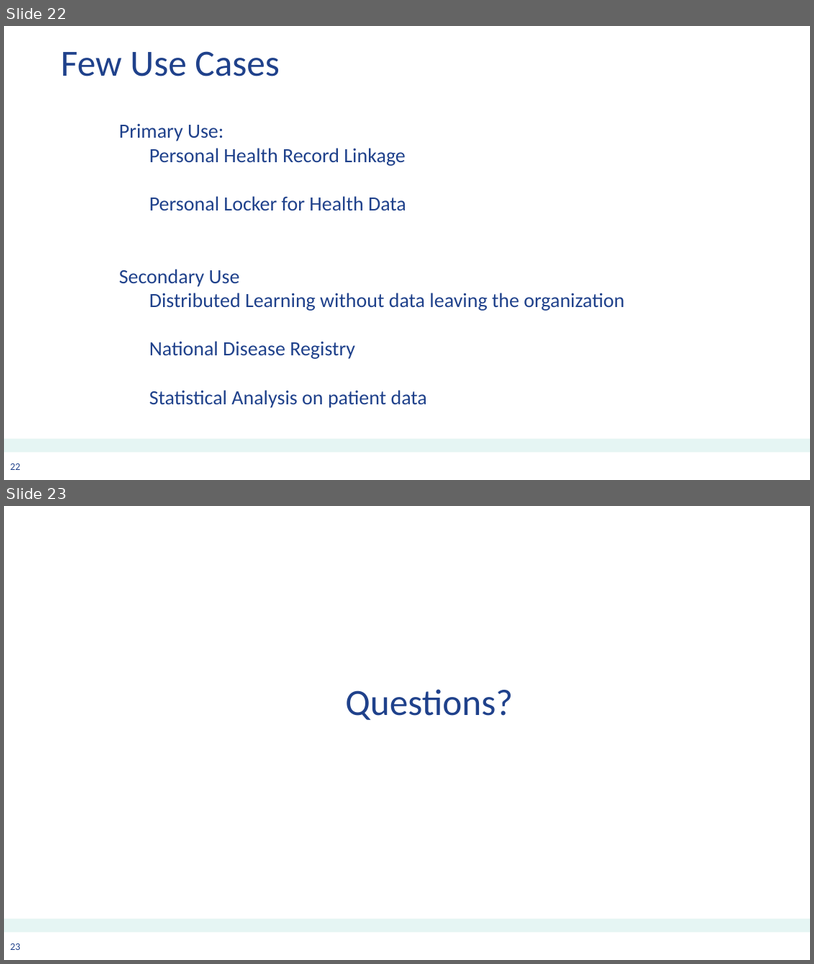
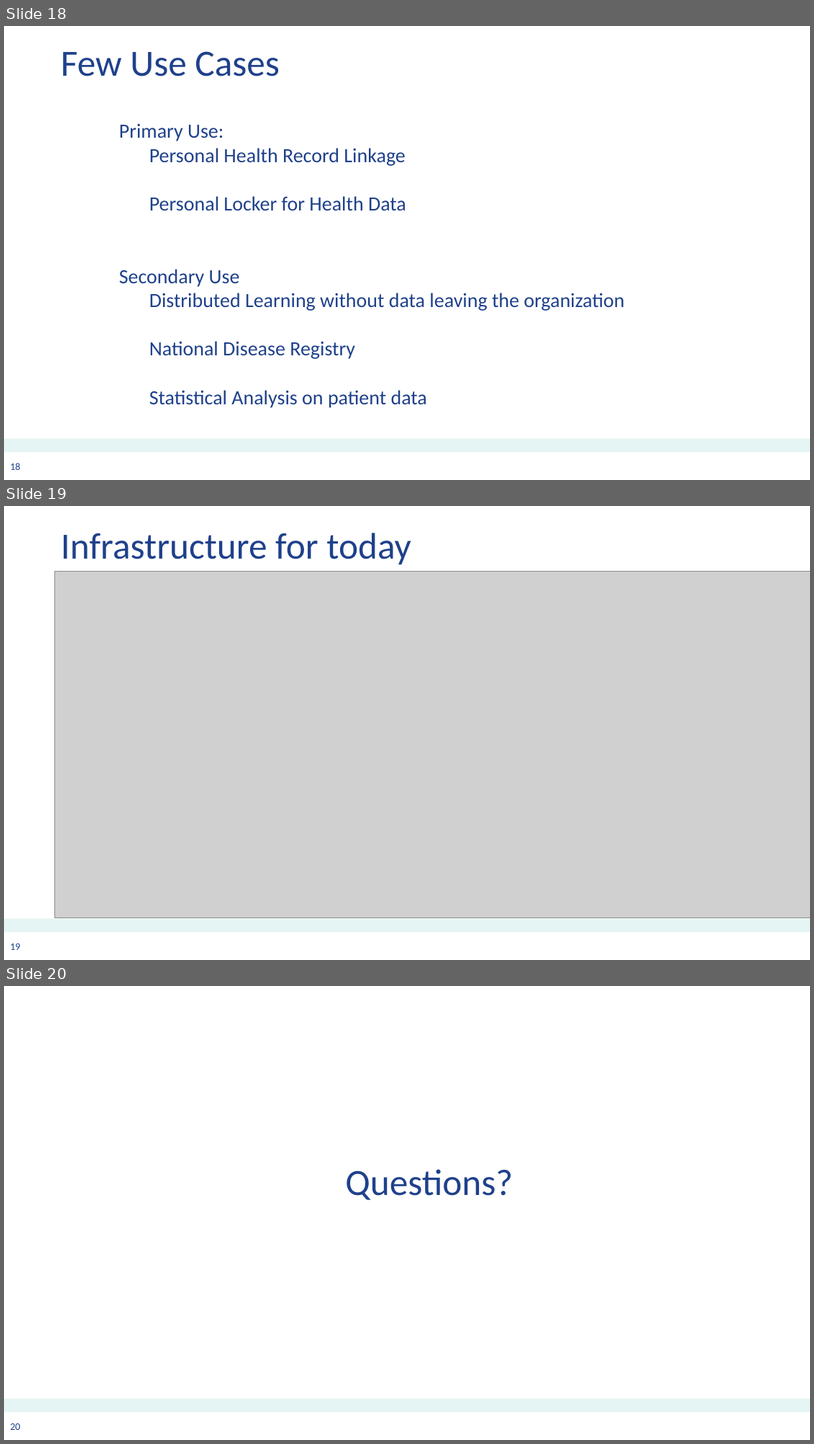
Before and after one commit to jvsoest/PHT_on_FHIR_demo, a slide deck: 20181108_PHT_Intro_AC.pptx. Shown one above the other, each under a label of ours: slides 22 and 23 before the commit, slides 18, 19 and 20 after it. The pictures are 814x964 and 814x1444 pixels, drawn with LibreOffice and Linux fonts; fonts in the diff are those of the drawing; grey boxes stand for pictures; background and template pictures are left out. Boxes give left, top, right and bottom in pixels: in the first picture for what was removed or moved away, otherwise in the second. Text is boxed around its words. In the diff, an @@ line names an element or a change of style, - is before the commit and + after.

```diff
--- a/20181108_PHT_Intro_AC.pptx
+++ b/20181108_PHT_Intro_AC.pptx
@@ slide 19 added at [4, 506, 810, 960], background #FFFFFF; not listed: 2 template elements that a slide beside it also shows @@
@@ title added at [61, 533, 412, 565], 44 pt, text #1F418B @@
+Infrastructure for today
@@ picture added at [55, 571, 810, 917] @@
@@ what was slide 22 is now slide 18 @@
@@ page number at [10, 462, 21, 470]: text changed @@
-22
+18
@@ what was slide 23 is now slide 20 @@
@@ page number at [10, 1423, 21, 1430]: text changed @@
-23
+20
```
Also in this commit, not shown: 23 other slides added, 10 slides removed.
